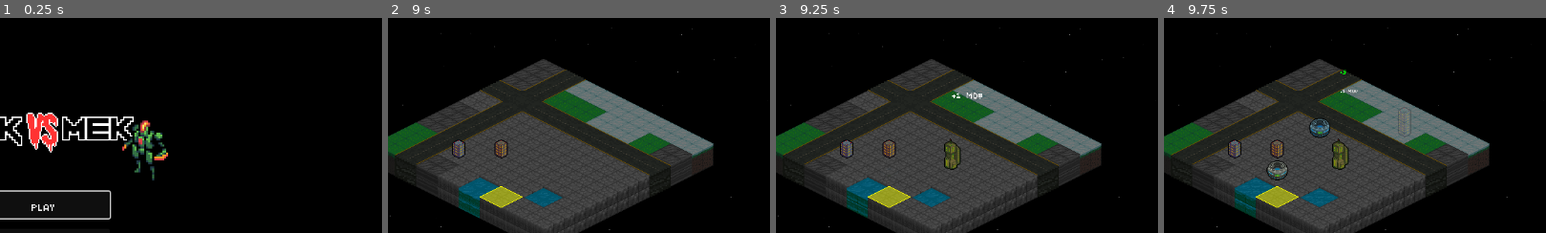
Above: before the commit, frames 1-4 (left to right).
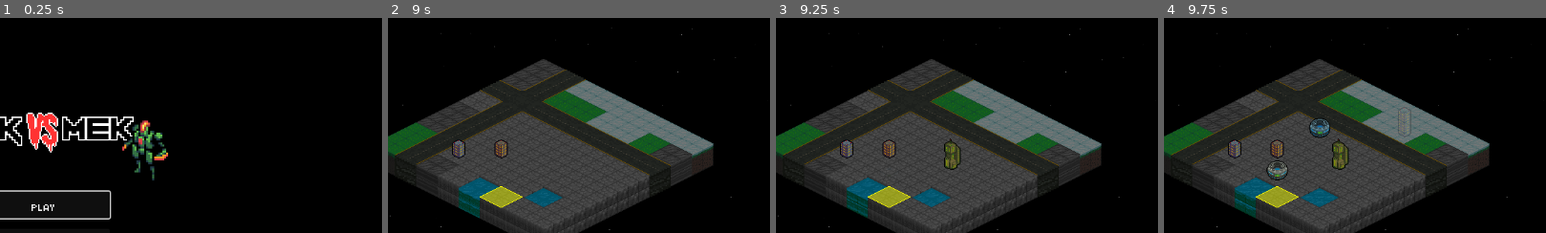
Above: after the commit, the same moments.

Repository: Tekknobot/Terrain
Game: Godot game, scene res://Scenes/TitleScreen.tscn
Two runs of this game, one before a commit and one after it. Both use one fixed random seed, a clock stepped at 60 frames per second and the inputs below. Sound files missing from this copy of the repository are replaced by a short silence.
Inputs (mouse positions are % of the whole screen's width and height, from its top left):
- Up to frame 1 (0.25 s): no input
- Up to frame 2 (9 s): click "PLAY" at 0.5 s; click (11, 46) at 1.25 s; click (19, 46) at 2.02 s; click (27, 46) at 2.77 s; click "Confirm" at 3.5 s; click (52, 57) at 4.25 s; tap Enter (ui_accept) at 5, 5.27, 8, 8.27 s; move the mouse to (72, 45) at 5.02 s; click (72, 45) at 5.17 s; drag from (30, 55) to (50, 49) at 5.77 s; move the mouse to (60, 28) at 6.52 s; click (60, 28) at 6.67 s; drag from (45, 70) to (61, 54) at 7.27 s; move the mouse to (80, 65) at 8.02 s; click (80, 65) at 8.17 s; click "END TURN" at 8.75 s
- Up to frame 3 (9.25 s): no input
- Up to frame 4 (9.75 s): click "Screen" at 9.5 s
The pictures show only the part of the screen within x 44-94%, y 12-62%; the shares and areas given below are measured in that part.

Frames 1-2 are identical in both runs. In frame 3, 0.1% of the frame differs, in the area x 46-54%, y 34-38%; in frame 4, less than 0.1%.

Commit message:
Laser death bug fix.

Diff:
--- a/Scripts/OrbitalStrikeController.gd
+++ b/Scripts/OrbitalStrikeController.gd
@@ -37,10 +37,18 @@
 	tw.tween_callback(Callable(layer, "queue_free"))
 
 func _strike_all(is_player_team: bool) -> void:
+	var tm := get_node_or_null("/root/TurnManager")
+	if tm and tm.has_method("begin_action"):
+		tm.begin_action()
+
 	await _do_strike(is_player_team)
-	emit_signal("strike_finished")   # ✅ ALWAYS fires
-	# optional: self-cleanup
+
+	if tm and tm.has_method("end_action"):
+		tm.end_action()
+
+	emit_signal("strike_finished")
 	queue_free()
+
 
 # Internal so callers can just await strike_finished if they prefer
 func _do_strike(is_player_team: bool) -> void:
--- a/Scripts/TileMap.gd
+++ b/Scripts/TileMap.gd
@@ -2574,16 +2574,17 @@
 	if node is Node2D and node.is_in_group("Units"):
 		var dead_was_player = is_instance_valid(node) and node.is_player
 
-		if node == selected_unit:
-			_on_selected_unit_died()
-
-		moving = false
-		current_path.clear()
+		# If the unit that died was the one we were moving, cancel the move.
+		if is_instance_valid(selected_unit) and node == selected_unit:
+			_on_selected_unit_died()   # already clears selection/highlights
+			moving = false
+			current_path.clear()
+		# Otherwise, do NOT cancel movement — just let pathfinding update below.
+
 		_clear_ability_modes()
 
 		# Only rebuild nav if we’re still in the tree
 		if is_inside_tree():
-			# It's also safe to skip the await if tree might be going away
 			var tree := _tree_or_null()
 			if tree != null:
 				await tree.process_frame
--- a/Scripts/TurnManager.gd
+++ b/Scripts/TurnManager.gd
@@ -22,6 +22,28 @@
 
 @export var reset_button: Button
 const AI_SPECIAL_CHANCE := 60  # percent chance to actually fire a special when one is available
+
+# TurnManager.gd (top)
+var _action_locks := 0
+var _pending_game_over := false
+
+func begin_action() -> void:
+	_action_locks += 1
+
+func end_action() -> void:
+	_action_locks = max(0, _action_locks - 1)
+	_maybe_finish_round()
+
+func request_game_over_check() -> void:
+	_pending_game_over = true
+	_maybe_finish_round()
+
+func _maybe_finish_round() -> void:
+	# Only end/advance when nothing is mid-action
+	if _action_locks == 0 and _pending_game_over:
+		_pending_game_over = false
+		end_turn(true)  # your existing implementation
+
 
 func _ready():
 	# Record the initial number of player units.
--- a/Scripts/Unit.gd
+++ b/Scripts/Unit.gd
@@ -232,47 +232,124 @@
 	return tilemap.astar.get_point_path(from, to)
 
 func _move_one(dest: Vector2i) -> void:
-	var tilemap = get_tree().get_current_scene().get_node("TileMap")
-	var world_target = tilemap.to_global(tilemap.map_to_local(dest)) + Vector2(0, Y_OFFSET)
-
-	var sprite = $AnimatedSprite2D
+	var tilemap: TileMap = get_tree().get_current_scene().get_node("TileMap")
+	var world_target := tilemap.to_global(tilemap.map_to_local(dest)) + Vector2(0, Y_OFFSET)
+
+	# face and sfx
+	var sprite: AnimatedSprite2D = $AnimatedSprite2D
 	if sprite:
 		sprite.play("move")
 		sprite.flip_h = global_position.x < world_target.x
-
-	var speed := 100.0
-
 	if step_player:
 		step_player.pitch_scale = randf_range(0.9, 1.1)
 		step_player.play()
 
-	while global_position.distance_to(world_target) > 1.0:
-		var delta = get_process_delta_time()
-		global_position = global_position.move_toward(world_target, speed * delta)
-		await Engine.get_main_loop().process_frame
-
-	global_position = world_target
-	tile_pos = dest
+	# --- tweened movement (no frame loop) ---
+	var speed_px_per_sec := 50.0
+	var dist := global_position.distance_to(world_target)
+	var dur  = max(0.001, dist / speed_px_per_sec)
+
+	# Kill any previous movement tween for safety
+	if has_meta("_move_tw"):
+		var old: Tween = get_meta("_move_tw")
+		if is_instance_valid(old): old.kill()
+		remove_meta("_move_tw")
+
+	var tw := create_tween()
+	set_meta("_move_tw", tw)
+	tw.set_trans(Tween.TRANS_SINE).set_ease(Tween.EASE_IN_OUT)
+	tw.tween_property(self, "global_position", world_target, dur)
+
+	# ── hard timeout fallback: if tween doesn't finish, snap to target
+	var timeout := get_tree().create_timer(dur + 0.35)  # small grace
+	var finished := false
+
+	tw.finished.connect(func():
+		finished = true
+		if sprite: sprite.play("default")
+		tile_pos = dest
+	)
+
+	await timeout.timeout
+	if not finished:
+		# force-complete this step
+		if is_instance_valid(self):
+			global_position = world_target
+			tile_pos = dest
+			if sprite: sprite.play("default")
+
+var _move_tw: Tween
+var _is_player_moving := false
+
+func _move_one_player(dest: Vector2i) -> void:
+	var tilemap: TileMap = get_tree().get_current_scene().get_node("TileMap")
+	var world_target := tilemap.to_global(tilemap.map_to_local(dest)) + Vector2(0, Y_OFFSET)
+
+	# face + anim
+	var sprite: AnimatedSprite2D = $AnimatedSprite2D
 	if sprite:
-		sprite.play("default")
+		sprite.play("move")
+		sprite.flip_h = global_position.x < world_target.x
+
+	# optional footstep sfx
+	if step_player:
+		step_player.pitch_scale = randf_range(0.9, 1.1)
+		step_player.play()
+
+	# kill any prior tween safely
+	if _move_tw and is_instance_valid(_move_tw):
+		_move_tw.kill()
+		_move_tw = null
+
+	# duration by distance
+	var speed_px_per_sec := 110.0  # tweak feel
+	var dist := global_position.distance_to(world_target)
+	var dur = max(0.001, dist / speed_px_per_sec)
+
+	_move_tw = create_tween()
+	_move_tw.set_trans(Tween.TRANS_SINE).set_ease(Tween.EASE_IN_OUT)
+	_move_tw.tween_property(self, "global_position", world_target, dur)
+
+	var finished := false
+	_move_tw.finished.connect(func():
+		finished = true
+		tile_pos = dest
+		if sprite: sprite.play("default")
+	)
+
+	# hard fallback: if something interrupts, snap and continue
+	var watchdog := get_tree().create_timer(dur + 0.35)
+	await watchdog.timeout
+	if not finished:
+		global_position = world_target
+		tile_pos = dest
+		if sprite: sprite.play("default")
+
 
 func move_to(dest: Vector2i) -> void:
-	var tilemap = get_tree().get_current_scene().get_node("TileMap")
+	_is_player_moving = true
+	var tm := get_node_or_null("/root/TurnManager")
+	if tm and tm.has_method("begin_action"): tm.begin_action()  # prevents turn flip mid-move, doesn’t lock input
+
+	var tilemap: TileMap = get_tree().get_current_scene().get_node("TileMap")
 	var path = tilemap.get_weighted_path(tile_pos, dest)
 	if path.is_empty():
 		emit_signal("movement_finished")
-		return
-
-	print("DEBUG: Path computed for unit ", unit_id, " with length: ", path.size())
+		if tm and tm.has_method("end_action"): tm.end_action()
+		_is_player_moving = false
+		return
+
 	for step in path:
-		await _move_one(step)
+		await _move_one_player(step)  # <— tween + timeout
 
 	tilemap.update_astar_grid()
 	await get_tree().process_frame
 	emit_signal("movement_finished")
 	has_moved = true
 
-	print("DEBUG: Finished moving unit ", unit_id, ". Tile pos: ", tile_pos, ", Global pos: ", global_position)
+	if tm and tm.has_method("end_action"): tm.end_action()
+	_is_player_moving = false
+
 
 # ─────────────────────────────────────────────────────────────────────────────
 # Damage / shields / fortify
@@ -602,6 +679,10 @@
 		xp_bar.value = float(xp) / max_xp * 100.0
 
 func die():
+	var tm := get_node_or_null("/root/TurnManager")
+	if tm and tm.has_method("end_action"):
+		tm.end_action()   # safe: max(0, …) in TurnManager
+
 	# Free any active fortify aura before dying
 	if _fortify_aura:
 		_fortify_aura.queue_free()
@@ -646,10 +727,10 @@
 			has_enemies = true
 
 	if not has_players or not has_enemies:
-		print("🏁 Game Over — One team has no remaining units.")
-		var tm = get_node_or_null("/root/TurnManager")
-		if tm:
-			tm.end_turn(true)
+		if tm and tm.has_method("request_game_over_check"):
+			tm.request_game_over_check()  # ✅ defers until mover finishes
+		return
+
 
 #–– Returns a random cell within the used rect that has no tile (i.e. open)
 func cache_open_tiles() -> void:
@@ -701,8 +782,8 @@
 	var roll = randi() % 100
 	if roll < 100:
 		match randi() % 3:
-			0: return HEALTH_SCENE
-			1: return LIGHTNING_SCENE
+			0: return ORBITAL_STRIKE_SCENE
+			1: return ORBITAL_STRIKE_SCENE
 			2: return ORBITAL_STRIKE_SCENE
 	return null
 
